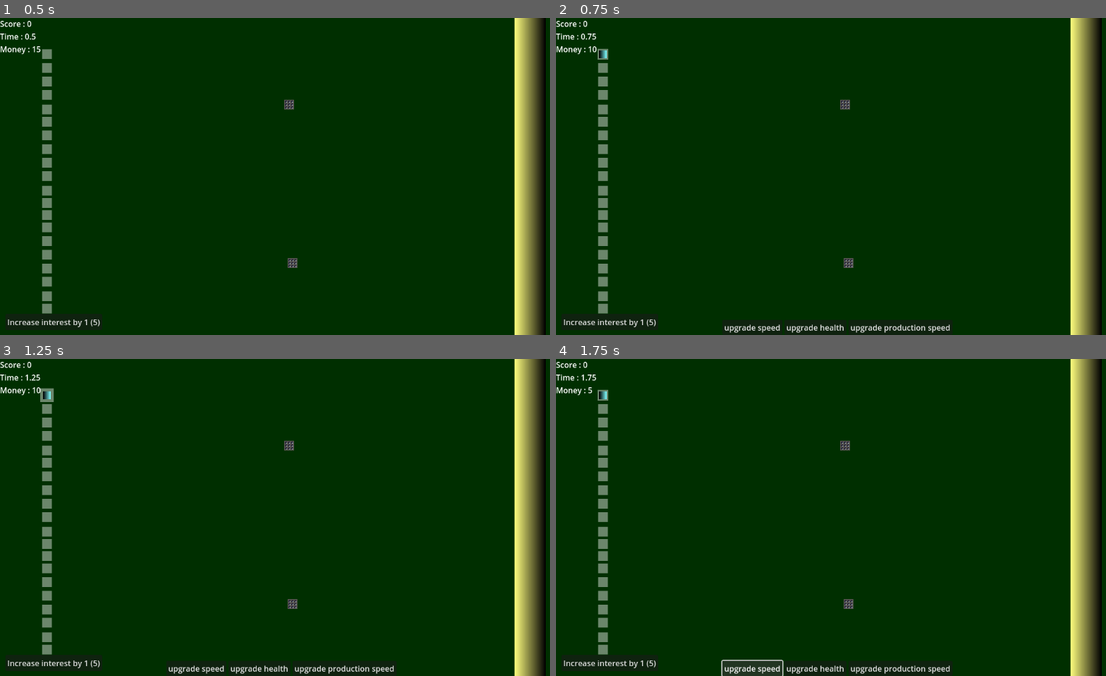
Above: before the commit, frames 1-4 (two rows, left to right).
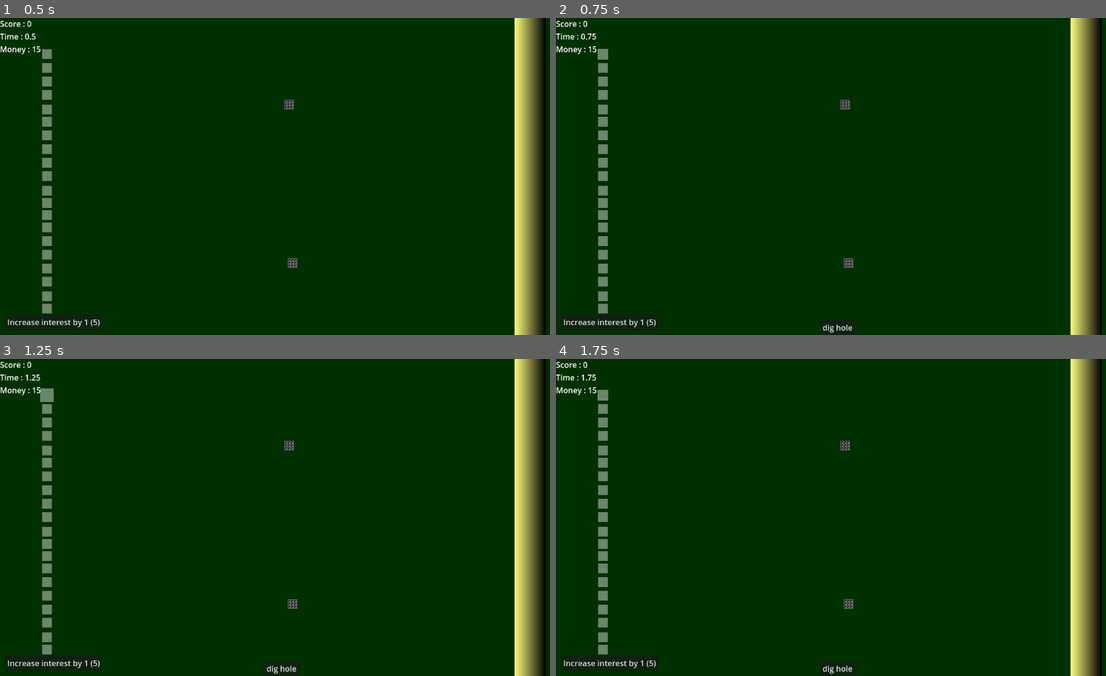
Above: after the commit, the same moments.

Repository: SimonPiCarter/score_jam_april_2024
Game: Godot game, scene res://scene/main.tscn
The game is run twice, just before and just after one commit, with the same random seed, the same clock (stepped at 60 frames per second) and the same inputs.
Inputs (mouse positions are in pixels of both pictures, inside the frame that each line leads up to):
- Up to frame 1 (0.5 s): no input
- Up to frame 2 (0.75 s): click (605, 52) at 0.52 s
- Up to frame 3 (1.25 s): no input
- Up to frame 4 (1.75 s): click (754, 669) at 1.25 s, where only the run before the commit has a clickable "upgrade speed"

Frame 1 is identical in both runs. In frame 2, 0.6% of the frame differs, in the area x 6-72%, y 8-100%; in frame 3, 0.6%; in frame 4, 1.0%, in the area x 5-72%, y 8-100%.

Commit message:
updated spawn tower time and added spawner sprite and added build command

Diff:
--- a/scene/UI/command/command.gd
+++ b/scene/UI/command/command.gd
@@ -4,30 +4,42 @@
 @onready var up_speed = $HBoxContainer/up_speed
 @onready var up_health = $HBoxContainer/up_health
 @onready var up_production = $HBoxContainer/up_production
+@onready var build = $HBoxContainer/build
 
 func _ready():
 	BusEvent.spawner_slot_selected.connect(selected)
 	up_speed.pressed.connect(up_speed_pressed)
 	up_health.pressed.connect(up_health_pressed)
 	up_production.pressed.connect(up_production_pressed)
+	build.pressed.connect(build_pressed)
 
 func selected(spawner_in : SpawnerSlot):
 	spawner = spawner_in
-	up_speed.visible = spawner != null
-	up_health.visible = spawner != null
-	up_production.visible = spawner != null
+	up_speed.visible = spawner.spawner != null
+	up_health.visible = spawner.spawner != null
+	up_production.visible = spawner.spawner != null
+	build.visible = spawner.spawner == null
 
 func up_speed_pressed():
 	if spawner and Constants.money >= 5:
 		Constants.money -= 5
 		spawner.up_speed()
+	selected(spawner)
 
 func up_health_pressed():
 	if spawner and Constants.money >= 5:
 		Constants.money -= 5
 		spawner.up_health()
+	selected(spawner)
 
 func up_production_pressed():
 	if spawner and Constants.money >= 5 and spawner.produce_time > 0.55:
 		Constants.money -= 5
 		spawner.up_production()
+	selected(spawner)
+
+func build_pressed():
+	if spawner and Constants.money >= 5 and not spawner.spawner:
+		Constants.money -= 5
+		spawner.build()
+	selected(spawner)
--- a/scene/UI/command/command.tscn
+++ b/scene/UI/command/command.tscn
@@ -36,3 +36,8 @@
 visible = false
 layout_mode = 2
 text = "upgrade production speed"
+
+[node name="build" type="Button" parent="HBoxContainer"]
+visible = false
+layout_mode = 2
+text = "dig hole"
--- a/scene/game/spawner/spawner.tscn
+++ b/scene/game/spawner/spawner.tscn
@@ -1,20 +1,15 @@
-[gd_scene load_steps=4 format=3 uid="uid://cahaxawj5bsx8"]
+[gd_scene load_steps=3 format=3 uid="uid://cahaxawj5bsx8"]
 
 [ext_resource type="Script" path="res://scene/game/spawner/spawner.gd" id="1_mvene"]
-
-[sub_resource type="Gradient" id="Gradient_gl8ku"]
-colors = PackedColorArray(0, 0, 0, 1, 0.501961, 1, 1, 1)
-
-[sub_resource type="GradientTexture2D" id="GradientTexture2D_1rrvw"]
-gradient = SubResource("Gradient_gl8ku")
-width = 16
-height = 16
+[ext_resource type="Texture2D" uid="uid://dg54uv8e38qnw" path="res://resource/unit/spawner.png" id="2_d10w6"]
 
 [node name="spawner" type="Node2D"]
 script = ExtResource("1_mvene")
 
 [node name="Sprite2D" type="Sprite2D" parent="."]
-texture = SubResource("GradientTexture2D_1rrvw")
+texture_filter = 1
+scale = Vector2(2, 2)
+texture = ExtResource("2_d10w6")
 
 [node name="spawn_point" type="Node2D" parent="."]
 position = Vector2(18, 1)
--- a/scene/game/spawner/spawner_slot.gd
+++ b/scene/game/spawner/spawner_slot.gd
@@ -10,10 +10,6 @@
 
 func selected():
 	BusEvent.spawner_slot_selected.emit(self)
-	if not spawner and Constants.money >= 5:
-		Constants.money -= 5
-		spawner = preload("res://scene/game/spawner/spawner.tscn").instantiate()
-		add_child(spawner)
 
 func up_production():
 	if spawner and spawner.produce_time > 0.55:
@@ -27,6 +23,10 @@
 	if spawner:
 		spawner.speed *= 1.1
 
+func build():
+	if not spawner:
+		spawner = preload("res://scene/game/spawner/spawner.tscn").instantiate()
+		add_child(spawner)
 
 func is_selected(selected_spawner : SpawnerSlot):
 	if selected_spawner == self:
--- a/scene/game/tower/tower_spawner.tscn
+++ b/scene/game/tower/tower_spawner.tscn
@@ -11,5 +11,5 @@
 border_width = 2.0
 
 [node name="SpawnerTimer" type="Timer" parent="."]
-wait_time = 3.0
+wait_time = 20.0
 autostart = true
Binary file added: resource/unit/spawner.aseprite
Binary file added: resource/unit/spawner.png
Not shown, added: resource/unit/spawner.png.import
